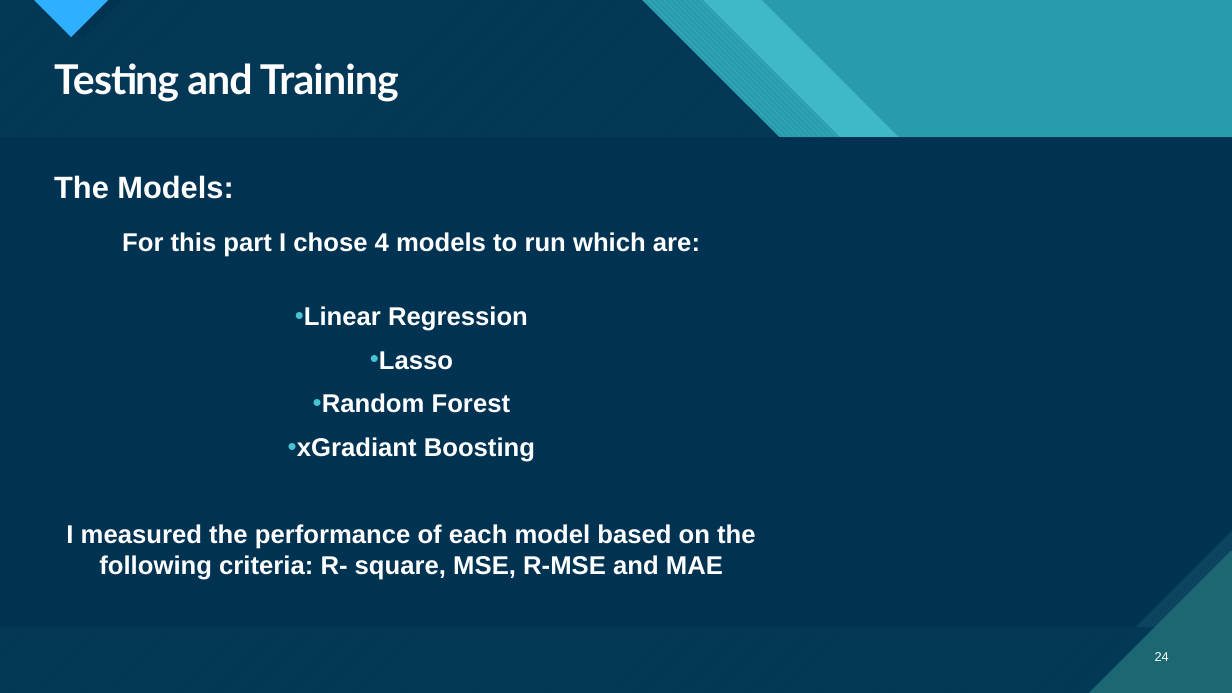
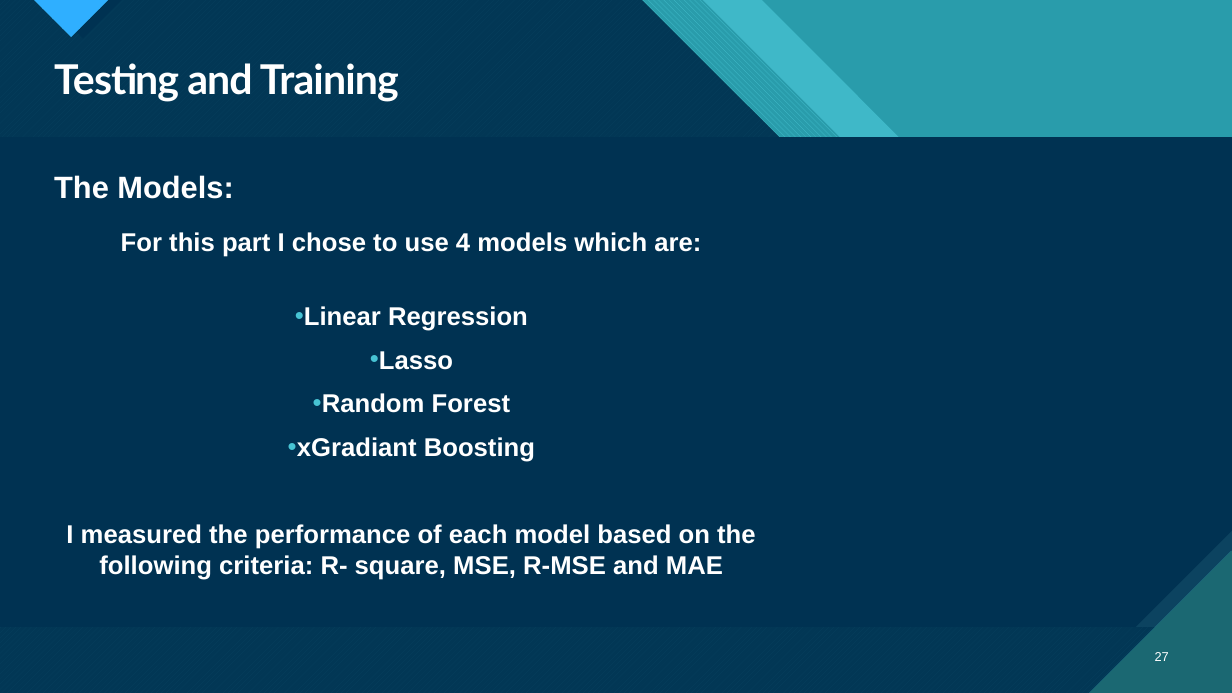
Before and after one commit to DoronF3/School-Projects, a slide deck: slide 27 of Data Science/Data Science Final Project.pptx (slide 24 before the commit). Drawn at 1232x693 pixels with LibreOffice and Linux fonts; fonts in the diff are those of the drawing. Boxes give left, top, right and bottom in pixels: in the first picture for what was removed or moved away, otherwise in the second. Text is boxed around its words. In the diff, an @@ line names an element or a change of style, - is before the commit and + after.

```diff
--- a/Data Science/Data Science Final Project.pptx
+++ b/Data Science/Data Science Final Project.pptx
@@ text at bbox=[121, 232, 701, 257]: text changed @@
-For this part I chose 4 models to run which are:
+For this part I chose to use 4 models which are:
@@ page number at bbox=[1155, 652, 1169, 661]: text changed @@
-24
+27
```
Also in this commit, not shown: 21 other slides changed, 5 slides added, 8 slides removed, 2 other files.
